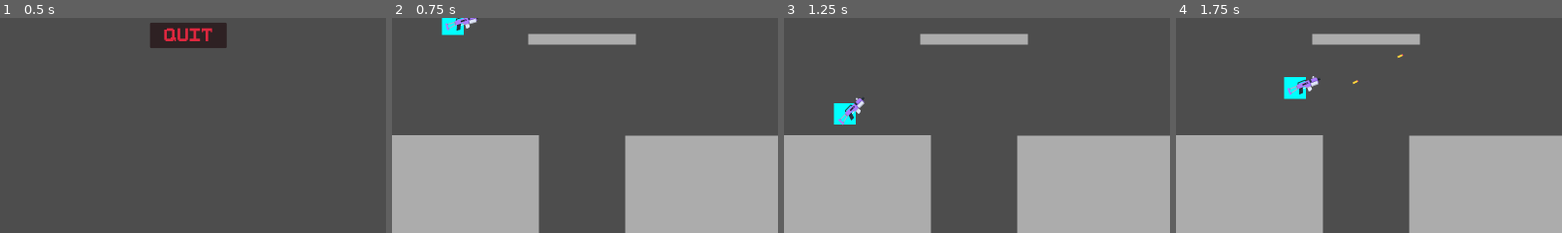
Above: before the commit, frames 1-4 (left to right).
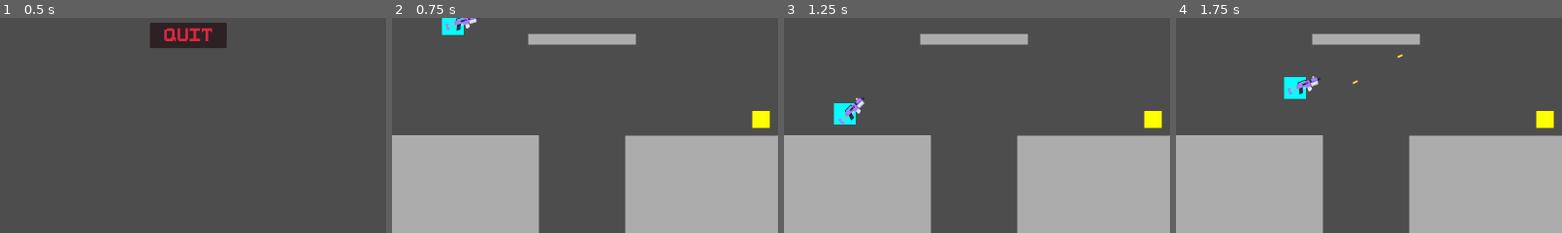
Above: after the commit, the same moments.

Repository: FrankSauve/CubeGame
Game: Godot game, scene res://scenes/menu.tscn
Same seed, same stepped clock (60 frames per second), same inputs: the game is played once before the commit and once after it.
Inputs (mouse positions are % of the whole screen's width and height, from its top left):
- Up to frame 1 (0.5 s): no input
- Up to frame 2 (0.75 s): click "PLAY" at 0.5 s
- Up to frame 3 (1.25 s): no input
- Up to frame 4 (1.75 s): move the mouse to (72, 45) at 1.27 s; press the mouse at (72, 45) at 1.28 s; hold D (move_right) from 1.28 s (still down); tap Space (jump) at 1.52 s
The pictures show only the part of the screen within x 25-75%, y 50-100%; the shares and areas given below are measured in that part.

Frame 1 is identical in both runs. In frame 2, 0.4% of the frame differs, in the area x 93-98%, y 43-52%; in frame 3, 0.4%; in frame 4, 0.4%.

Commit message:
Added coins

Diff:
--- /dev/null
+++ b/scenes/Coin.tscn
@@ -0,0 +1,25 @@
+[gd_scene load_steps=4 format=3 uid="uid://5agi5hur2o0b"]
+
+[ext_resource type="Script" path="res://scripts/Coin.gd" id="1_6gw2u"]
+
+[sub_resource type="RectangleShape2D" id="RectangleShape2D_7ne15"]
+size = Vector2(1.05, 1.05)
+
+[sub_resource type="CanvasTexture" id="CanvasTexture_ucrv3"]
+
+[node name="Coin" type="Area2D" groups=["coin"]]
+scale = Vector2(40, 40)
+collision_layer = 0
+collision_mask = 4
+script = ExtResource("1_6gw2u")
+
+[node name="CollisionShape2D" type="CollisionShape2D" parent="."]
+position = Vector2(-2.98023e-09, 1.49012e-08)
+scale = Vector2(1, 1)
+shape = SubResource("RectangleShape2D_7ne15")
+
+[node name="Sprite2D" type="Sprite2D" parent="."]
+modulate = Color(1, 1, 0, 1)
+texture = SubResource("CanvasTexture_ucrv3")
+
+[connection signal="body_entered" from="." to="." method="_on_body_entered"]
--- a/scenes/main.tscn
+++ b/scenes/main.tscn
@@ -1,9 +1,10 @@
-[gd_scene load_steps=8 format=3 uid="uid://bbaxpg8nmsdqg"]
+[gd_scene load_steps=9 format=3 uid="uid://bbaxpg8nmsdqg"]
 
 [ext_resource type="Script" path="res://scripts/Game.gd" id="1_erc42"]
 [ext_resource type="PackedScene" uid="uid://qxsfmvf8mun" path="res://scenes/player.tscn" id="2_8bhme"]
 [ext_resource type="Script" path="res://scripts/Killzone.gd" id="3_bh8h5"]
 [ext_resource type="PackedScene" uid="uid://bl74t1gls0kls" path="res://scenes/hud.tscn" id="4_ycahk"]
+[ext_resource type="PackedScene" uid="uid://5agi5hur2o0b" path="res://scenes/Coin.tscn" id="5_kkn07"]
 
 [sub_resource type="RectangleShape2D" id="RectangleShape2D_i7ce4"]
 size = Vector2(9.98, 9.9)
@@ -76,4 +77,7 @@
 
 [node name="Control" parent="." instance=ExtResource("4_ycahk")]
 
+[node name="Coin" parent="." instance=ExtResource("5_kkn07")]
+position = Vector2(1315, 736)
+
 [connection signal="body_entered" from="Killzone" to="Killzone" method="_on_body_entered"]
--- /dev/null
+++ b/scripts/Coin.gd
@@ -0,0 +1,19 @@
+extends Area2D
+
+@export var point_value: int = 50
+
+signal on_coin_collected
+
+# Called when the node enters the scene tree for the first time.
+func _ready():
+	pass # Replace with function body.
+
+
+# Called every frame. 'delta' is the elapsed time since the previous frame.
+func _process(delta):
+	pass
+
+
+func _on_body_entered(body):
+	on_coin_collected.emit(point_value)
+	queue_free()
--- a/scripts/Game.gd
+++ b/scripts/Game.gd
@@ -1,15 +1,18 @@
 extends Node
 
-@export var spawntimer: float = 1
+@export var enemy_spawn_timer: float = 1
+@export var coin_spawn_timer: float = 5
 @export var spawn_distance_from_ceiling = 400
 @export var max_num_emenies_per_spawn = 3
 
-var time_since_spawn = 0
+var time_since_enemy_spawn = 0
 var num_emenies_per_spawn = 2
+var time_since_coin_spawn = 0
 var score: int = 0
 var high_score: int = 0
 
 const enemyPath = preload('res://scenes/Enemy.tscn')
+const coinPath = preload('res://scenes/Coin.tscn')
 
 signal on_score_updated
 
@@ -21,6 +24,7 @@
 # Called every frame. 'delta' is the elapsed time since the previous frame.
 func _process(delta):
 	spawn_enemies(delta)
+	spawn_coins(delta)
 	listen_for_score_updates()
 
 func game_over():
@@ -29,26 +33,45 @@
 	for enemy in enemies:
 		enemy.queue_free()
 
+	# Remove coins
+	var coins = get_tree().get_nodes_in_group("coin")
+	for coin in coins:
+		coin.queue_free()
+
 	save_game()
 
 	get_tree().change_scene_to_file('res://scenes/menu.tscn')
 
 func spawn_enemies(delta):
-	if time_since_spawn > spawntimer:
+	if time_since_enemy_spawn > enemy_spawn_timer:
 		for i in range(0, num_emenies_per_spawn):
 			var enemy = enemyPath.instantiate()
 			enemy.position = Vector2(randf_range(0, get_viewport().get_visible_rect().size.x), randf_range(0, spawn_distance_from_ceiling))
 			get_parent().add_child(enemy)
 
-		time_since_spawn = 0
+		time_since_enemy_spawn = 0
 		num_emenies_per_spawn = clamp(num_emenies_per_spawn + 1, 0, max_num_emenies_per_spawn)
 	else:
-		time_since_spawn += delta
+		time_since_enemy_spawn += delta
+
+func spawn_coins(delta):
+	if time_since_coin_spawn > coin_spawn_timer:
+		var coin = coinPath.instantiate()
+		coin.position = Vector2(randf_range(100, get_viewport().get_visible_rect().size.x - 100), randf_range(450, 750)) # This is jank but whatever
+		get_parent().add_child(coin)
+		time_since_coin_spawn = 0
+	else:
+		time_since_coin_spawn += delta
+
 
 func listen_for_score_updates():
 	var enemies = get_tree().get_nodes_in_group("enemy")
 	for enemy in enemies:
 		enemy.connect("on_enemy_killed", Callable(self, "update_score"))
+
+	var coins = get_tree().get_nodes_in_group("coin")
+	for coin in coins:
+		coin.connect("on_coin_collected", Callable(self, "update_score"))
 
 func update_score(value):
 	score += value
Binary file added: sprites/green_crystal_0001.png
Not shown, added: sprites/green_crystal_0001.png.import
